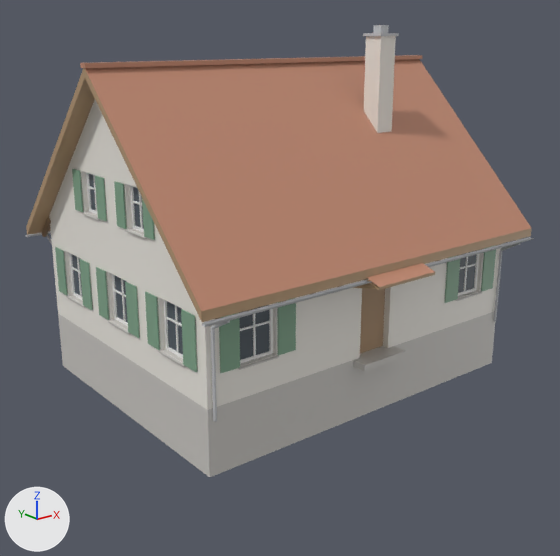
A saved change to the glTF model app/assets/models/buildings/house_gable_1_m.glb.
One viewpoint serves both versions: a 50 mm camera at (-14.46, -18.17, 8.68) aimed at (-0.3, -0.47, 1.6). Lighting does not change. The marker at lower left points along +X, +Y and +Z. The first picture is the older version. Vertices at exactly the same position are counted once.

The first picture shows 'house_gable_1_m'.
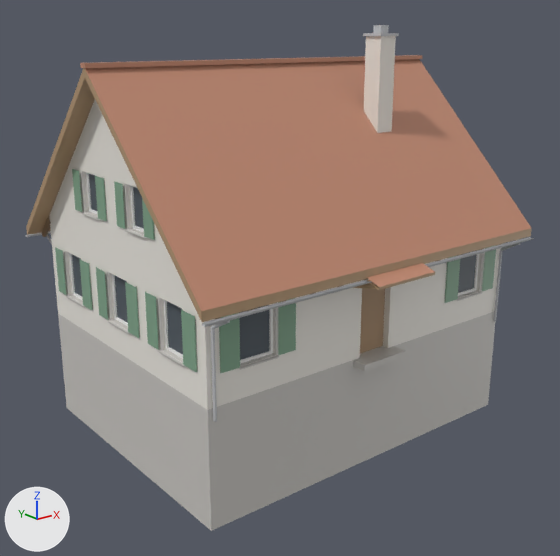
The change, as a diff of the scene's bpy script:
```diff
--- a/app/assets/models/buildings/house_gable_1_m.glb.py
+++ b/app/assets/models/buildings/house_gable_1_m.glb.py
@@ me_house_gable_1_m @@
 # used by ob_house_gable_1_m; location = (0.0, 0.0, 0.0)
 # verts and faces of me_house_gable_1_m; kept vertices keep their numbers, new ones are numbered from 1372
 # before: 958 (-5.5, -4.25, -1.5) at pixel (209, 477), 959 (5.5, -4.25, -1.5) at pixel (491, 362), 988 (5.5, 4.25, -1.5), 1019 (-5.5, 4.25, -1.5) at pixel (62, 365)
-me_house_gable_1_m.from_pydata(...)  # 1372 vertices, 1848 faces; spans x -6.02..6.02, y -5.35..5.03, z -1.5..8.95
+me_house_gable_1_m.from_pydata(...)  # 1012 vertices, 1062 faces; spans x -6.02..6.02, y -5.35..5.03, z -3.0..8.95
+# me_house_gable_1_m part 1: 30 loose pieces with 240 vertices, spanning x -5.36..5.36, y -4.11..4.11, z 1.22..5.08, are deleted
+# me_house_gable_1_m part 2
+for i in [958, 959, 988, 1019]: verts[i] += (0.0, 0.0, -1.5)
+# other edits to the shape of me_house_gable_1_m do not show in these pictures
 me_house_gable_1_m.materials.append(mat_door)
```

Changed parts and their boxes [x1, y1, x2, y2] in the pictures (560 x 556 px; the box of a moved part takes in the faces that stretch with it):
'house_gable_1_m', reshaped (12% taller): before [26, 25, 534, 477]; after [26, 25, 534, 531]
part 1 of me_house_gable_1_m, deleted: before [71, 175, 477, 356]
part 2 of me_house_gable_1_m, moved or reshaped: before [58, 312, 495, 477]; after [58, 312, 495, 531]
